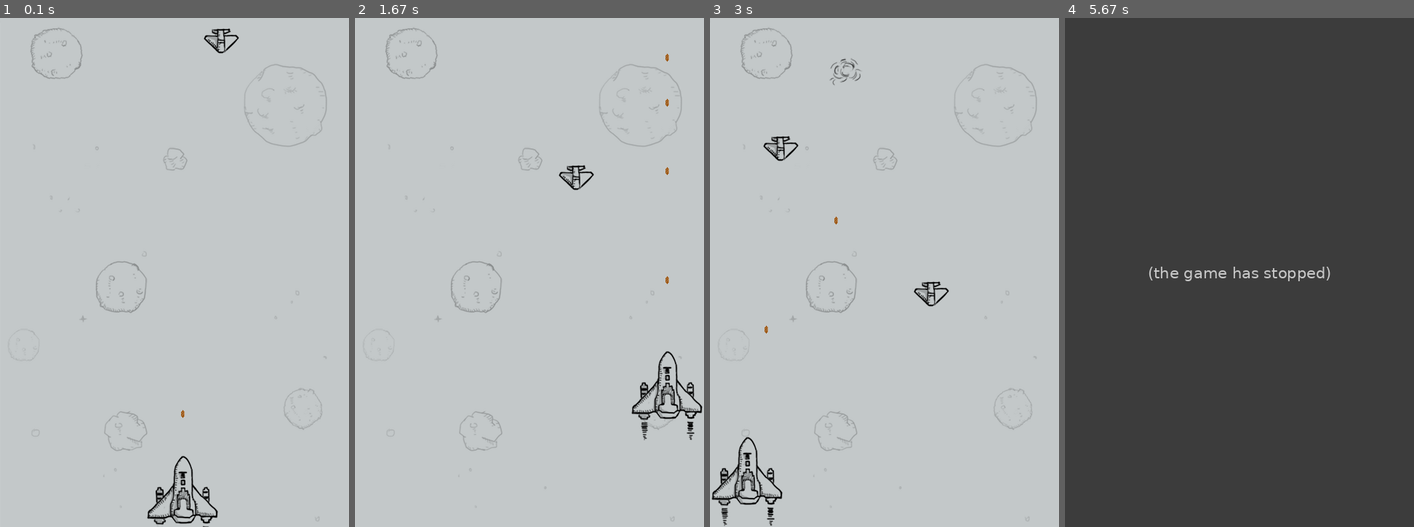
Above: before the commit, frames 1-4 (left to right).
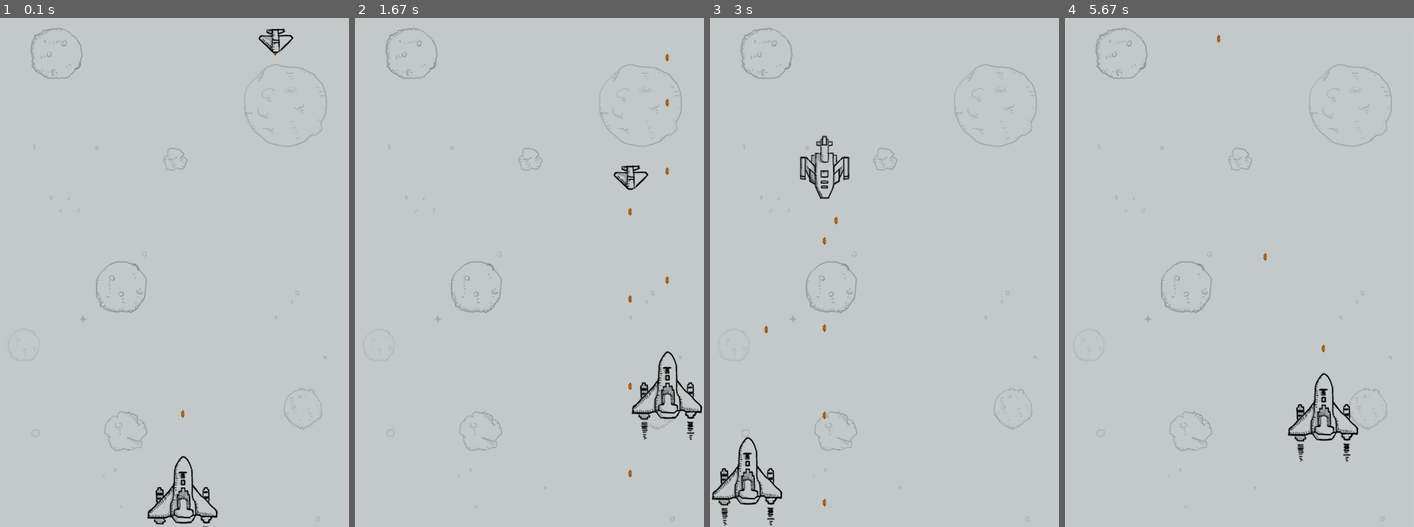
Above: after the commit, the same moments.

Repository: congweiH/AircraftWars-usePyGame
Game: pygame game, started from main.py
Same seed, same stepped clock (60 frames per second), same inputs: the game is played once before the commit and once after it.
Inputs:
- Up to frame 1 (0.1 s): no input
- Up to frame 2 (1.67 s): hold Right 0.33-0.8 s; hold Up 0.83-1.13 s; hold Right 1.17-1.63 s
- Up to frame 3 (3 s): hold Left 1.67-2.2 s; hold Down 2.23-2.53 s; hold Left 2.57-2.97 s
- Up to frame 4 (5.67 s): hold Up 3-3.37 s; hold Right 3.4-4.03 s; hold Down 4.07-4.43 s; hold Left 4.47-4.93 s; hold Right 4.97-5.43 s; hold Up from 5.47 s (still down)

The runs differ from the first frame. In frame 1, 0.4% of the frame differs, in the area x 58-85%, y 2-8%; in frame 2, 0.5%; in frame 3, 1.2%; in frame 4, 100%, in the area x 0-100%, y 0-100%.
Before the commit the program exited at 3.9 s; later frames show no game.

Commit message:
实现显示多种敌机，并发射子弹

Diff:
--- a/Bullet.py
+++ b/Bullet.py
@@ -3,12 +3,16 @@
 
 
 class Bullet(pygame.sprite.Sprite):
-    def __init__(self, bullet_img, init_pos):
+    def __init__(self, bullet_img, init_pos, flag):
         pygame.sprite.Sprite.__init__(self)
         self.image = bullet_img
         self.rect = self.image.get_rect()
         self.rect.midbottom = init_pos
         self.speed = 10
+        self.flag = flag
 
     def move(self):
-        self.rect.top -= self.speed
+        if self.flag == 1:  # 我方飞机
+            self.rect.top -= self.speed
+        else:   # 敌机
+            self.rect.top += self.speed
--- a/Enemy.py
+++ b/Enemy.py
@@ -1,17 +1,54 @@
 # -*- coding:UTF-8 -*-
 import pygame
+from Bullet import *
+import random
+
+SCREEN_HEIGHT = 700
+SCREEN_WIDTH = 480
 
 
 class Enemy(pygame.sprite.Sprite):
-    def __init__(self, enemy_img, enemy_down_imgs, init_pos):
+    def __init__(self):
         pygame.sprite.Sprite.__init__(self)
-        self.image = enemy_img
+        self.enemy_img = []
+        self.enemy_down_imgs = []
+        self.loadImg()
+        r = random.randint(0,2)
+        self.image = self.enemy_img[r]
         self.rect = self.image.get_rect()
-        self.rect.topleft = init_pos
-        self.down_imgs = enemy_down_imgs
+        self.rect.topleft = [random.randint(0, SCREEN_WIDTH - self.image.get_rect().width), 0]
+        self.down_imgs = self.enemy_down_imgs[r]
         self.speed = 2
         self.down_index = 0
         self.mask = pygame.mask.from_surface(self.image)
+        self.bullets = pygame.sprite.Group()
+        self.fire_fre = 0
+
+    def loadImg(self):
+        self.enemy_img = [pygame.image.load('img/enemy1.png'), pygame.image.load('img/enemy2.png'),
+                     pygame.image.load('img/enemy3_hit.png')]
+        self.enemy_down_imgs = [[pygame.image.load('img/enemy1_down1.png'), pygame.image.load('img/enemy1_down2.png'),
+                            pygame.image.load('img/enemy1_down3.png'), pygame.image.load('img/enemy1_down4.png')],
+                           [pygame.image.load('img/enemy2_down1.png'), pygame.image.load('img/enemy2_down2.png'),
+                            pygame.image.load('img/enemy2_down3.png'), pygame.image.load('img/enemy2_down4.png')],
+                           [pygame.image.load('img/enemy3_down1.png'), pygame.image.load('img/enemy3_down2.png'),
+                            pygame.image.load('img/enemy3_down3.png'), pygame.image.load('img/enemy3_down4.png'),
+                            pygame.image.load('img/enemy3_down5.png'), pygame.image.load('img/enemy3_down6.png')]]
 
     def move(self):
         self.rect.top += self.speed
+
+    def fire(self, bullet_img):
+        if self.fire_fre % 15 == 0:
+            self.bullets.add(Bullet(bullet_img, self.rect.midtop, 0))
+        self.fire_fre += 1
+        if self.fire_fre >= 15:
+            self.fire_fre = 0
+        # 清除子弹
+        for bullet in self.bullets:
+            bullet.move()
+            if bullet.rect.top > SCREEN_HEIGHT:
+                self.bullets.remove(bullet)
+
+    def draw(self,screen):
+        screen.blit(self.down_imgs[self.down_index // 2], self.rect)
--- a/Player.py
+++ b/Player.py
@@ -17,7 +17,9 @@
         self.rect.topleft = init_pos
         self.bullets = pygame.sprite.Group()
         self.img_index = 0
+        self.down_index = 0
         self.is_hit = False
+        self.fire_fre = 0
         self.mask = pygame.mask.from_surface(self.image[0])
 
     def loadImage(self):
@@ -26,9 +28,27 @@
                  pygame.image.load('img/me_destroy_3.png'), pygame.image.load('img/me_destroy_4.png')]
         return image
 
+    def draw(self,screen):
+        screen.blit(self.image[self.img_index], self.rect)
+
+    def destory(self, screen):
+        self.img_index=self.down_index
+        if self.down_index>5:
+            return True
+        self.draw(screen)
+        self.down_index += 1
+
     def fire(self, bullet_img):
-        bullet = Bullet(bullet_img, self.rect.midtop)
-        self.bullets.add(bullet)
+        if self.fire_fre % 15 == 0:
+            self.bullets.add(Bullet(bullet_img,self.rect.midtop,1))
+        self.fire_fre += 1
+        if self.fire_fre >= 15:
+            self.fire_fre = 0
+        # 清除子弹
+        for bullet in self.bullets:
+            bullet.move()
+            if bullet.rect.bottom < 0:
+                self.bullets.remove(bullet)
 
     def moveUp(self):
         if self.rect.top <= 0:
--- a/main.py
+++ b/main.py
@@ -19,19 +19,11 @@
 
 # 玩家飞机
 player = Player()
-player_down_index = 0
 
 # 子弹
-fire_fre = 0    # 发射的频率
 bullet_img = pygame.image.load('img/bullet1.png')
 
 # 敌机
-enemy1_img = pygame.image.load('img/enemy1.png')
-enemy1_down_imgs = []
-enemy1_down_imgs.append(pygame.image.load('img/enemy1_down1.png'))
-enemy1_down_imgs.append(pygame.image.load('img/enemy1_down2.png'))
-enemy1_down_imgs.append(pygame.image.load('img/enemy1_down3.png'))
-enemy1_down_imgs.append(pygame.image.load('img/enemy1_down4.png'))
 enemies1 = pygame.sprite.Group()
 enemies_down = pygame.sprite.Group()
 enemy_fre = 0
@@ -44,31 +36,15 @@
     screen.blit(background_img, (0,0))
     # 绘制玩家飞机
     if not player.is_hit:
-        screen.blit(player.image[player.img_index], player.rect)
+        player.draw(screen)
+        player.fire(bullet_img)
+        player.bullets.draw(screen)
     else:
-        player.img_index=player_down_index
-        if player_down_index > 5:
+        if player.destory(screen):
             break
-        screen.blit(player.image[player.img_index], player.rect)
-        player_down_index += 1
-    # 控制发射子弹和频率并发射子弹
-    if not player.is_hit:
-        if fire_fre % 15 == 0:
-            player.fire(bullet_img)
-        fire_fre += 1
-        if fire_fre >= 15:
-            fire_fre = 0
-    # 移动子弹，若超出窗口范围则删除
-    for bullet in player.bullets:
-        bullet.move()
-        if bullet.rect.bottom < 0:
-            player.bullets.remove(bullet)
-    # 绘制子弹
-    player.bullets.draw(screen)
     # 生成敌机
     if enemy_fre % 50 == 0:
-        enemy1_pos = [random.randint(0, SCREEN_WIDTH-enemy1_img.get_rect().width), 0]
-        enemy1 = Enemy(enemy1_img, enemy1_down_imgs, enemy1_pos)
+        enemy1 = Enemy()
         enemies1.add(enemy1)
     enemy_fre += 1
     if enemy_fre >= 100:
@@ -76,8 +52,8 @@
     # 移动敌机
     for enemy in enemies1:
         enemy.move()
-        if enemy.rect.top > SCREEN_HEIGHT:
-            enemies1.remove(enemy)
+        enemy.fire(bullet_img)
+        enemy.bullets.draw(screen)
     # 判断玩家是否被击中
     list = pygame.sprite.spritecollide(player, enemies1, False, pygame.sprite.collide_mask)
     if len(list)>0:
@@ -96,9 +72,8 @@
         if enemy_down.down_index > 7:
             enemies_down.remove(enemy_down)
             continue
-        screen.blit(enemy_down.down_imgs[enemy_down.down_index // 2],enemy_down.rect)
+        enemy_down.draw(screen)
         enemy_down.down_index += 1
-
 
     # 监听键盘事件
     key_pressed = pygame.key.get_pressed()
